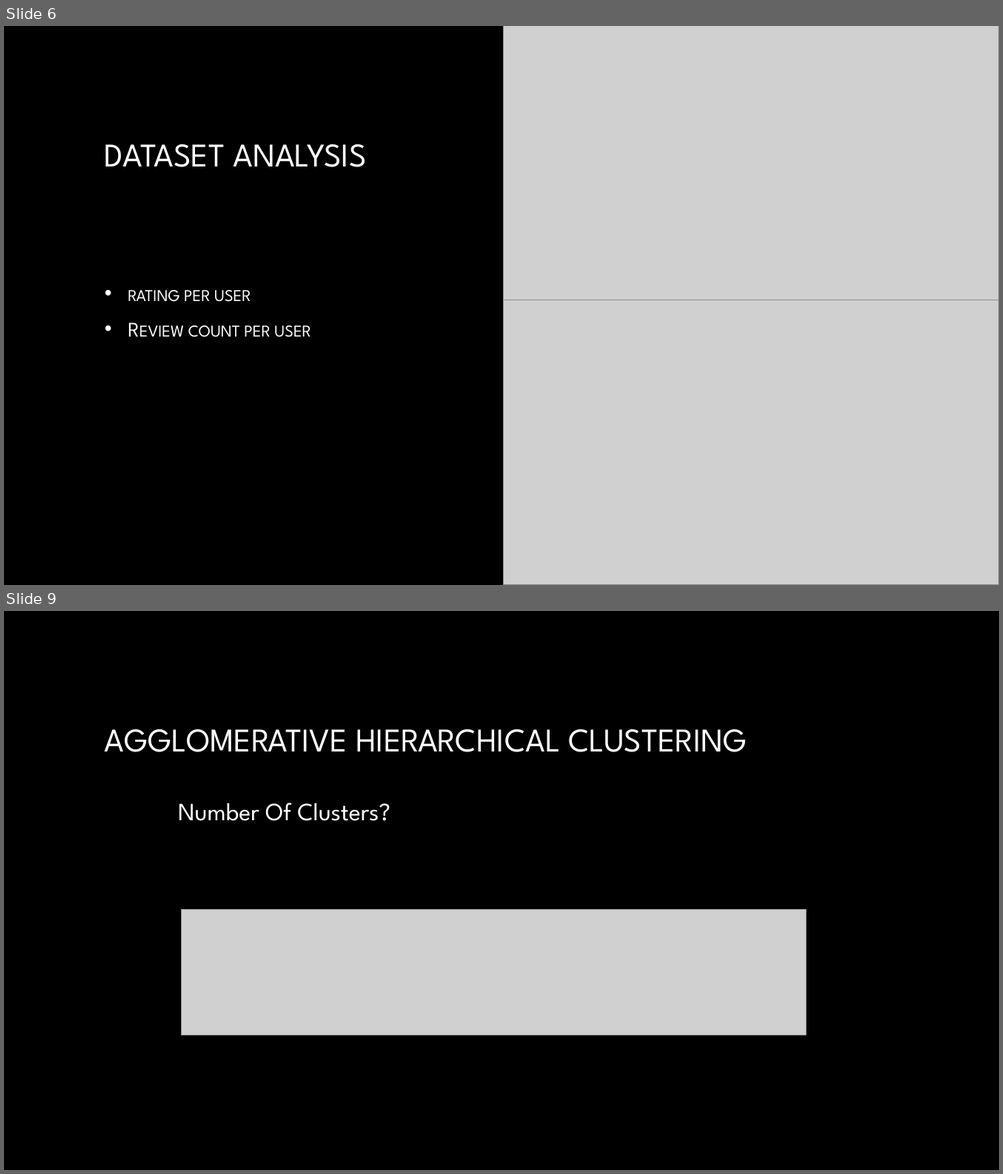
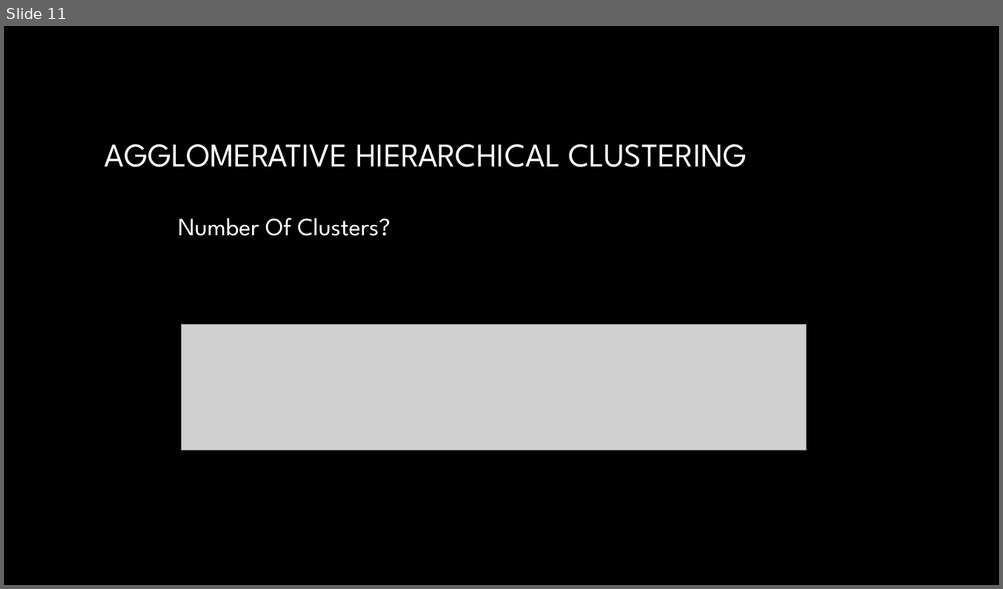
Before and after one commit to AbhayKasturia/YelpRecommendationSystem, a slide deck: Final_Presentation/draft_presentation.pptx. Shown one above the other, each under a label of ours: slides 6 and 9 before the commit, slide 11 after it; the slides between them are not shown. The pictures are 1003x1174 and 1003x589 pixels, drawn with LibreOffice and Linux fonts; fonts in the diff are those of the drawing; grey boxes stand for pictures; background and template pictures are left out. Boxes give left, top, right and bottom in pixels: in the first picture for what was removed or moved away, otherwise in the second. Text is boxed around its words. In the diff, an @@ line names an element or a change of style, - is before the commit and + after.

```diff
--- a/Final_Presentation/draft_presentation.pptx
+++ b/Final_Presentation/draft_presentation.pptx
@@ slide 6 removed at <box>4,26,999,585</box>, background picture (left out) @@
@@ picture removed at <box>504,26,999,306</box> @@
@@ title removed at <box>105,144,366,167</box> @@
-DATASET ANALYSIS
@@ text removed at <box>128,290,311,338</box> @@
-• rating per user
-• Review count per user
@@ picture removed at <box>504,301,999,585</box> @@
@@ what was slide 9 is now slide 11 @@
```
Also in this commit, not shown: 7 slides changed, 8 slides added, 4 other slides removed.
